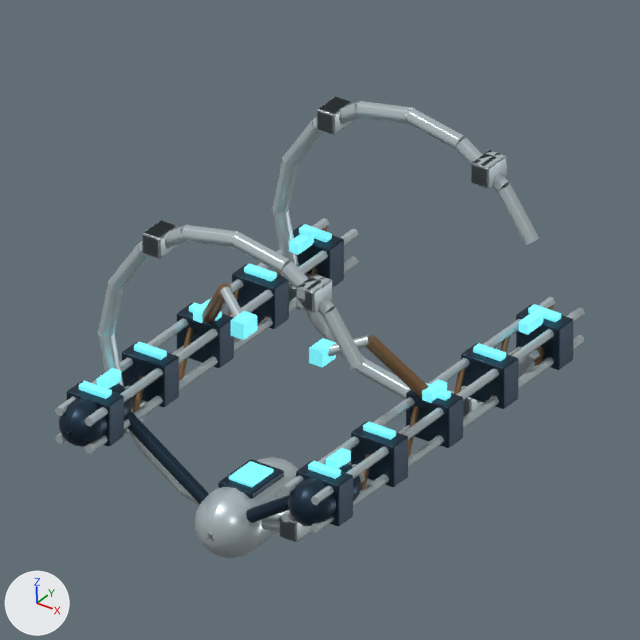
One commit to the Blender file space-battleship/art_sources/orbital/shipyard.blend: the scene before it, then after it.
Rendered twice from the file's camera 'StudioCamera'. Every picture has the same lights, and +X, +Y and +Z are marked at lower left. The picture after the commit comes second.

In view in the first picture: 'AnimatedHardware', 'StaticHull'.
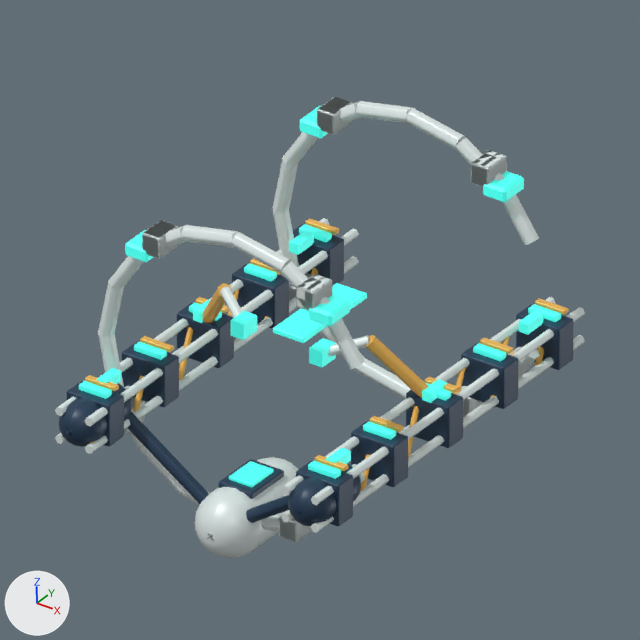
Boxes (x1, y1, x2, y2) around the edits, measured in the pictures (640 x 640 px):
'StaticHull', recoloured, surface changed, reshaped: (55, 97, 585, 558) in both
'AnimatedHardware', recoloured, surface changed, reshaped: (202, 283, 429, 398) in both
part 1 of me_mesh_0_001, added: after (85, 106, 339, 392)
part 2 of me_mesh_0_001, added: after (309, 171, 569, 471)
part 3 of me_mesh_71_001, added (cyan): after (273, 283, 367, 343)

Patch to the scene script:
```diff
--- a/space-battleship/art_sources/orbital/shipyard.blend.py
+++ b/space-battleship/art_sources/orbital/shipyard.blend.py
@@ mat_01_ceramic_titanium @@
 mat_01_ceramic_titanium = principled_material('01 Ceramic titanium')
-mat_01_ceramic_titanium.base_color = (0.533, 0.617, 0.651)  # light grey #c1ced3
-mat_01_ceramic_titanium.metallic = 0.48
-mat_01_ceramic_titanium.roughness = 0.32
+mat_01_ceramic_titanium.base_color = (0.791, 0.88, 0.863)  # white #e6f1ef
+mat_01_ceramic_titanium.metallic = 0.12
+mat_01_ceramic_titanium.roughness = 0.42
@@ mat_03_copper_thermal_hardware @@
 mat_03_copper_thermal_hardware = principled_material('03 Copper thermal hardware')
-mat_03_copper_thermal_hardware.base_color = (0.319, 0.178, 0.0844)  # brown #997552
-mat_03_copper_thermal_hardware.metallic = 0.75
+mat_03_copper_thermal_hardware.base_color = (0.905, 0.497, 0.0976)  # orange #f4bb58
+mat_03_copper_thermal_hardware.metallic = 0.12
 mat_03_copper_thermal_hardware.roughness = 0.3
@@ mat_02_structural_graphite @@
 mat_02_structural_graphite.base_color = (0.0168, 0.0409, 0.0704)  # dark blue #23394b
-mat_02_structural_graphite.metallic = 0.72
+mat_02_structural_graphite.metallic = 0.12
 mat_02_structural_graphite.roughness = 0.39
@@ mat_05_cyan_navigation_glass @@
 mat_05_cyan_navigation_glass = principled_material('05 Cyan navigation glass')
-mat_05_cyan_navigation_glass.base_color = (0.156, 0.716, 0.799)  # cyan #6edce7
+mat_05_cyan_navigation_glass.base_color = (0.0595, 0.823, 0.708)  # cyan #45eadb
 mat_05_cyan_navigation_glass.metallic = 0.25
 mat_05_cyan_navigation_glass.roughness = 0.24
-mat_05_cyan_navigation_glass.emission_color = (0.156, 0.716, 0.799)  # cyan #6edce7
-mat_05_cyan_navigation_glass.emission_strength = 0.8
+mat_05_cyan_navigation_glass.emission_color = (0.0595, 0.823, 0.708)  # cyan #45eadb
+mat_05_cyan_navigation_glass.emission_strength = 0.55
@@ me_mesh_0_001 @@
 # used by ob_statichull; parent = ob_facility; location = (-1.5, 0.0, -0.6); rotation_euler = (1.571, -1.571, 0.0), in degrees (90, -90, 0)
-me_mesh_0_001.from_pydata(...)  # 12206 vertices, 13928 faces; spans x -1.85..2.69, y -3.58..0.59, z -2.92..2.98
+me_mesh_0_001.from_pydata(...)  # 12542 vertices, 14292 faces; spans x -1.85..2.69, y -3.58..0.59, z -2.92..2.98
+# me_mesh_0_001 part 1: 168 vertices added at x 0.14..2.15, y -0.28..0.48, z -2.6..2.3
+# me_mesh_0_001 part 2: 168 vertices added at x 0.14..2.15, y -3.48..-2.72, z -2.6..2.3
 me_mesh_0_001.materials.append(mat_01_ceramic_titanium)
@@ me_mesh_71_001 @@
 # used by ob_animatedhardware; parent = ob_motion; location = (-1.425, -0.25, -0.15); rotation_euler = (-0.423, -0.625, -3.142), in degrees (-24, -36, -180)
-me_mesh_71_001.from_pydata(...)  # 560 vertices, 592 faces; spans x -2.88..0.09, y -0.93..0.42, z -0.61..1.87
+me_mesh_71_001.from_pydata(...)  # 584 vertices, 618 faces; spans x -2.88..0.09, y -1.35..0.42, z -0.61..1.87
+# me_mesh_71_001 part 3: a new loose piece of 24 vertices spanning x -1.22..-0.8, y -1.35..0.05, z 0.41..1.27, in mat_05_cyan_navigation_glass (cyan #45eadb, glowing cyan #45eadb)
 me_mesh_71_001.materials.append(mat_03_copper_thermal_hardware)
```
